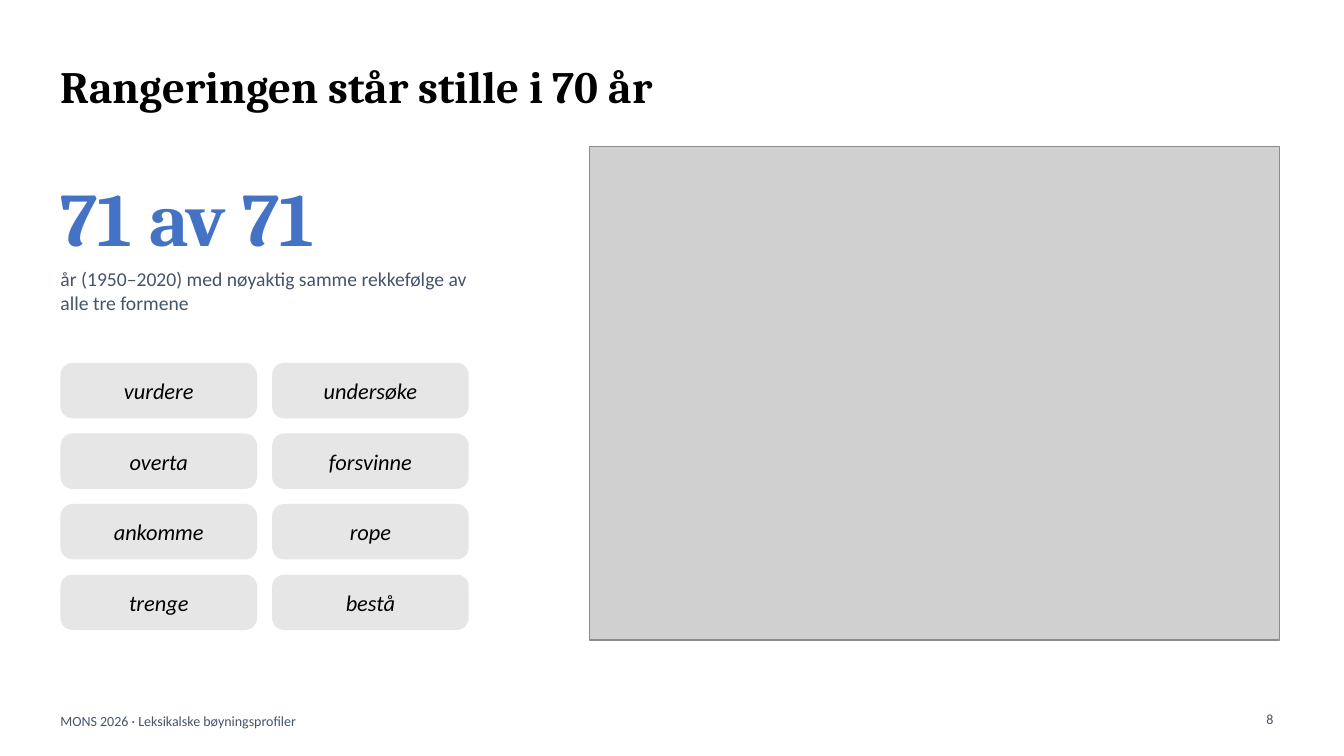
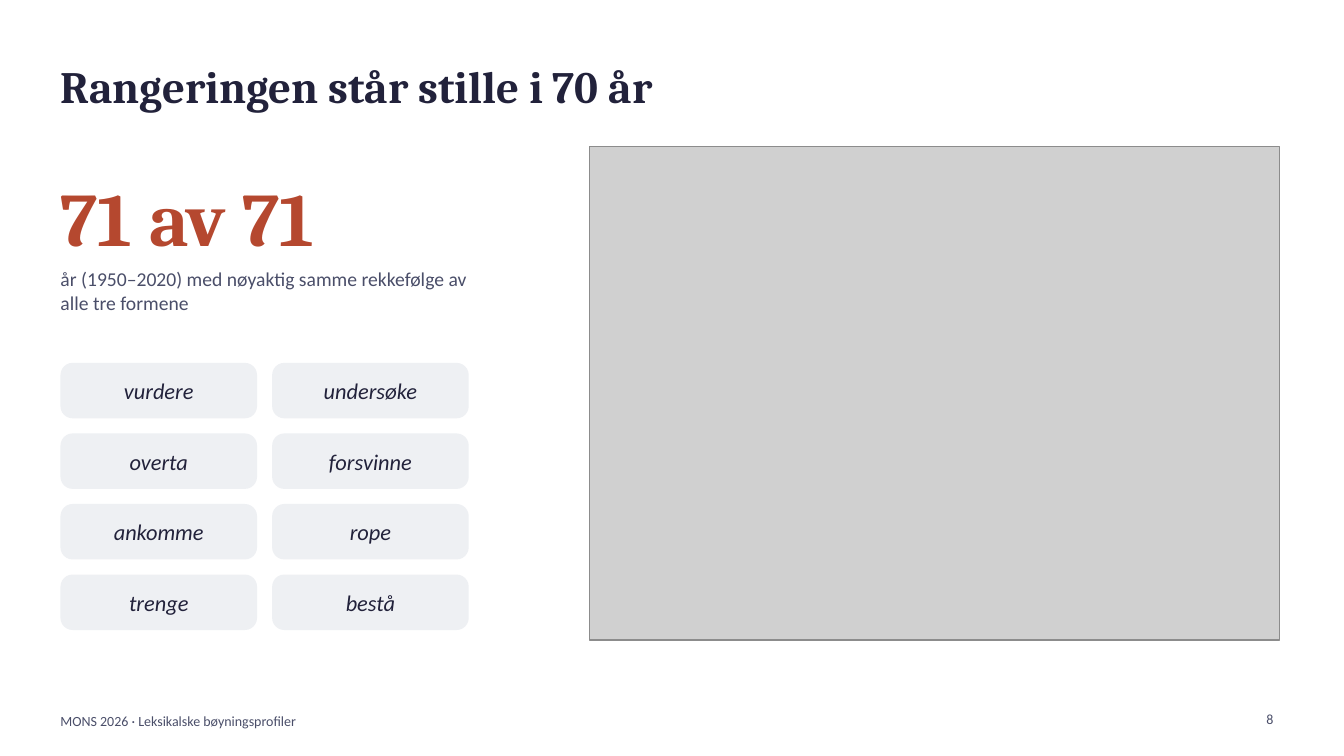
Before and after one commit to Yoonsen/B-yning, a slide deck: slide 8 of tekst/mons_presentasjon.pptx. Drawn at 1344x756 pixels with LibreOffice and Linux fonts; fonts in the diff are those of the drawing; grey boxes stand for pictures. Boxes give left, top, right and bottom in pixels: in the first picture for what was removed or moved away, otherwise in the second. Text is boxed around its words. In the diff, an @@ line names an element or a change of style, - is before the commit and + after.

```diff
--- a/tekst/mons_presentasjon.pptx
+++ b/tekst/mons_presentasjon.pptx
@@ title "Rangeringen står stille i 70 ..." at box(60, 70, 653, 113): text colour #000000 to #22223B @@
@@ text "71 av 71" at box(60, 195, 314, 247): text colour #4472C4 to #B5482F @@
@@ text colour #000000 to #22223B; fill #E7E6E6 to #EEF0F3 in 8 elements at box(60, 363, 257, 418), box(272, 363, 469, 418), box(60, 434, 257, 489), box(272, 434, 469, 489), box(60, 504, 257, 560), box(272, 504, 469, 560), box(60, 575, 257, 630), box(272, 575, 469, 630) @@
```
Also in this commit, not shown: 10 other slides changed, 4 other files.
